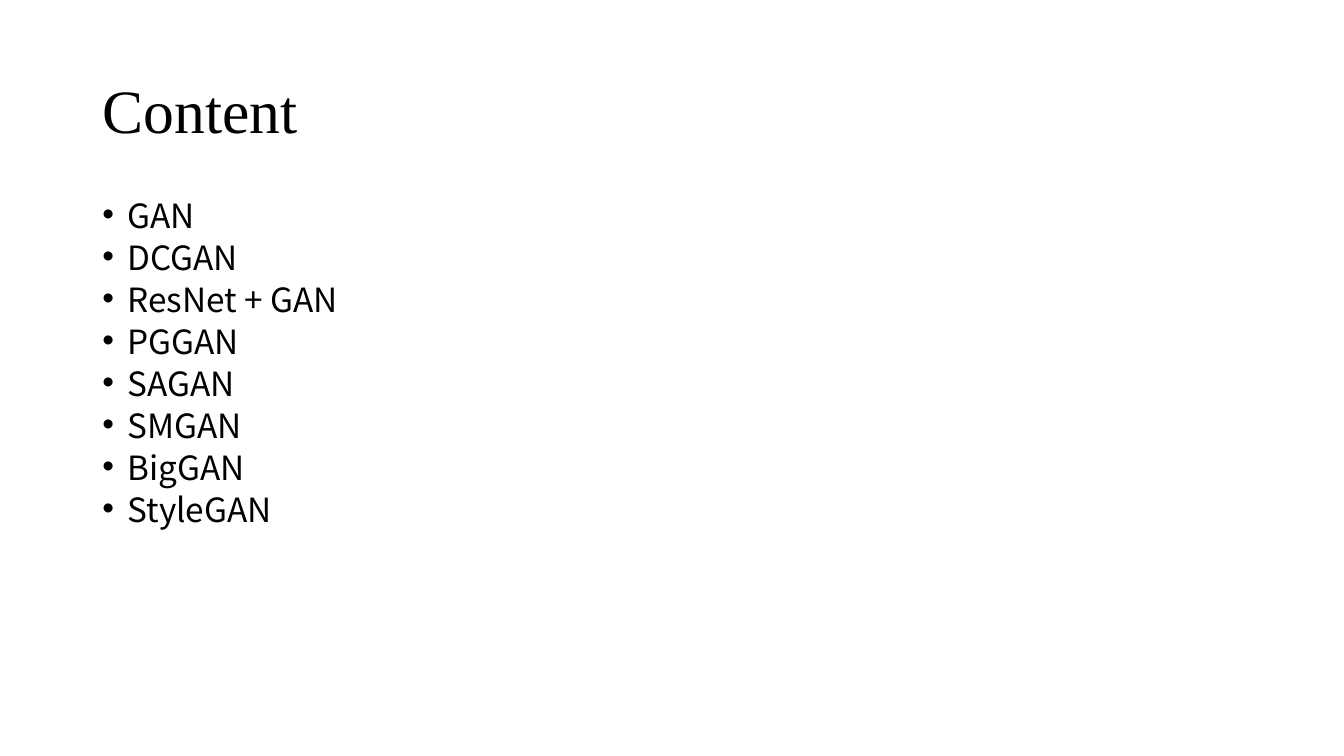
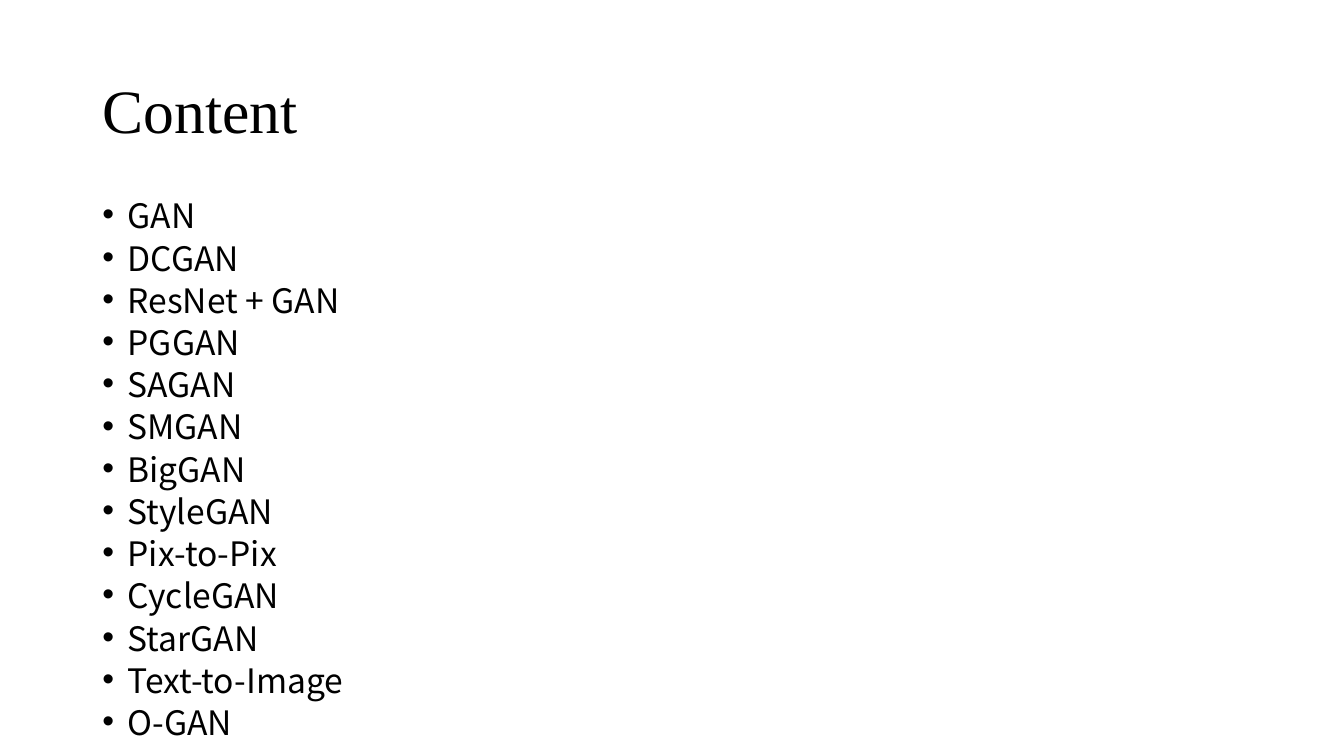
Before and after one commit to FangYang970206/PaperNote, a slide deck: slide 2 of GAN/DCGAN to stylegan.pptx. Drawn at 1344x756 pixels with LibreOffice and Linux fonts; fonts in the diff are those of the drawing. Boxes give left, top, right and bottom in pixels: in the first picture for what was removed or moved away, otherwise in the second. Text is boxed around its words. In the diff, an @@ line names an element or a change of style, - is before the commit and + after.

```diff
--- a/GAN/DCGAN to stylegan.pptx
+++ b/GAN/DCGAN to stylegan.pptx
@@ text at box(128, 203, 340, 532): size 23.8 to 24 pt in "GAN", "DCGAN", "ResNet + GAN", "PGGAN" and 4 more places @@
@@ text at box(128, 540, 344, 736): paragraphs added @@
+• Pix-to-Pix
+• CycleGAN
+• StarGAN
+• Text-to-Image
+• O-GAN
```
Also in this commit, not shown: 4 other slides changed, 3 slides added, 1 slide removed.
